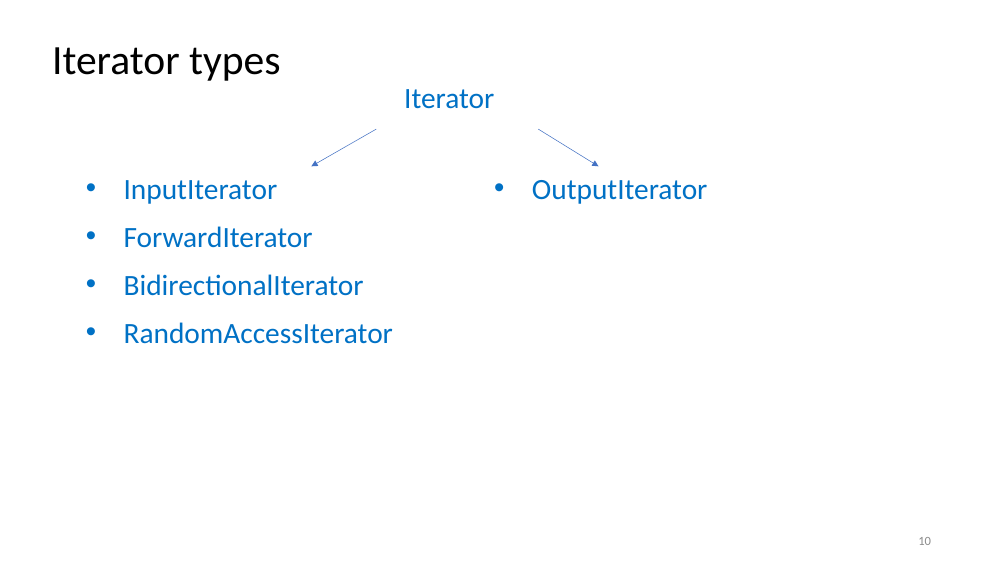
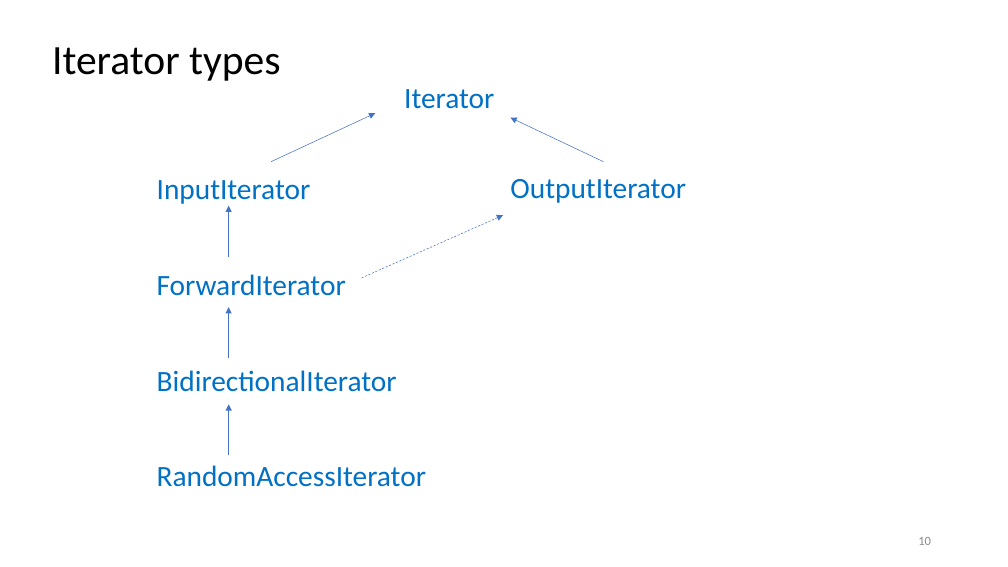
Before and after one commit to rarutyun/cpp-courses, a slide deck: slide 10 of 08_iterators/08_iterators.pptx. Drawn at 1008x567 pixels with LibreOffice and Linux fonts; fonts in the diff are those of the drawing. Boxes give left, top, right and bottom in pixels: in the first picture for what was removed or moved away, otherwise in the second. Text is boxed around its words. In the diff, an @@ line names an element or a change of style, - is before the commit and + after.

```diff
--- a/08_iterators/08_iterators.pptx
+++ b/08_iterators/08_iterators.pptx
@@ arrow moved from (377, 129) - (312, 166) to (271, 162) - (375, 113) @@
@@ arrow moved from (538, 129) - (599, 166) to (603, 162) - (510, 118) @@
@@ text "InputIterator" at [157, 180, 426, 487]: bullet • to none @@
@@ text "InputIterator": place and size @@
-text "InputIterator" at [124, 180, 393, 344]
+text "InputIterator" at [157, 180, 426, 487]
@@ text "OutputIterator": place and size @@
-text "OutputIterator" at [532, 180, 708, 204]
+text "OutputIterator" at [510, 179, 686, 203]
@@ text "OutputIterator" at [510, 179, 686, 203]: bullet • to none @@
@@ arrow added from (228, 257) to (228, 206), #4472C4 0.5 pt @@
@@ arrow added from (361, 278) to (503, 216), #4472C4 0.5 pt dashed @@
@@ arrow added from (228, 358) to (228, 307), #4472C4 0.5 pt @@
@@ arrow added from (229, 455) to (229, 405), #4472C4 0.5 pt @@
```
Also in this commit, not shown: 15 other slides changed.
